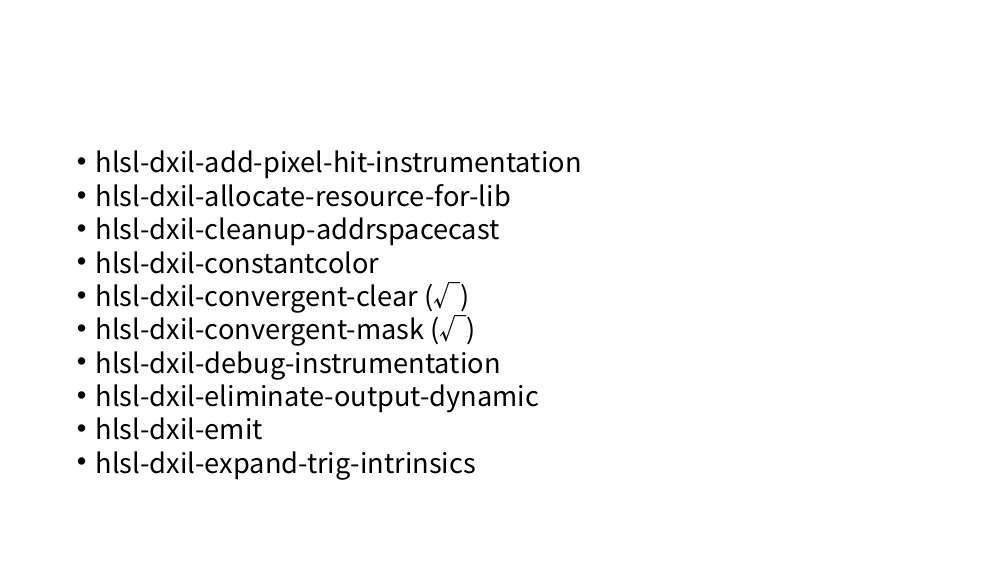
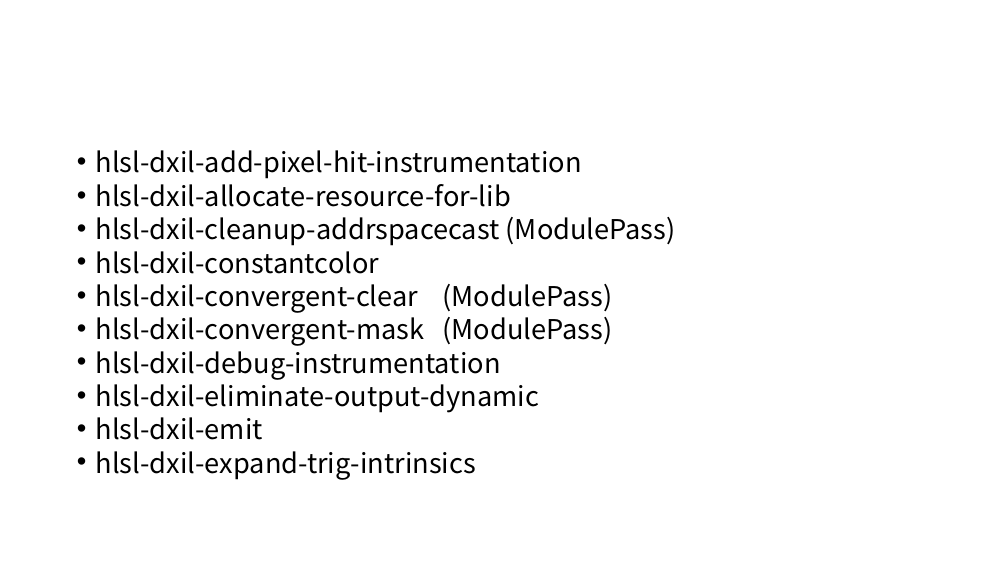
Before and after one commit to xiazhiqian/DXCompiler-Analysis, a slide deck: slide 2 of DirectXShaderCompiler.pptx. Drawn at 1008x567 pixels with LibreOffice and Linux fonts; fonts in the diff are those of the drawing. Boxes give left, top, right and bottom in pixels: in the first picture for what was removed or moved away, otherwise in the second. Text is boxed around its words. In the diff, an @@ line names an element or a change of style, - is before the commit and + after.

```diff
--- a/DirectXShaderCompiler.pptx
+++ b/DirectXShaderCompiler.pptx
@@ text at <box>96,217,676,246</box>: text changed @@
-• hlsl-dxil-cleanup-addrspacecast
+• hlsl-dxil-cleanup-addrspacecast (ModulePass)
@@ text at <box>96,284,613,346</box>: text changed @@
-• hlsl-dxil-convergent-clear (√)
-• hlsl-dxil-convergent-mask (√)
+• hlsl-dxil-convergent-clear (ModulePass)
+• hlsl-dxil-convergent-mask (ModulePass)
```
Also in this commit, not shown: 5 other slides changed, 4 slides added.
